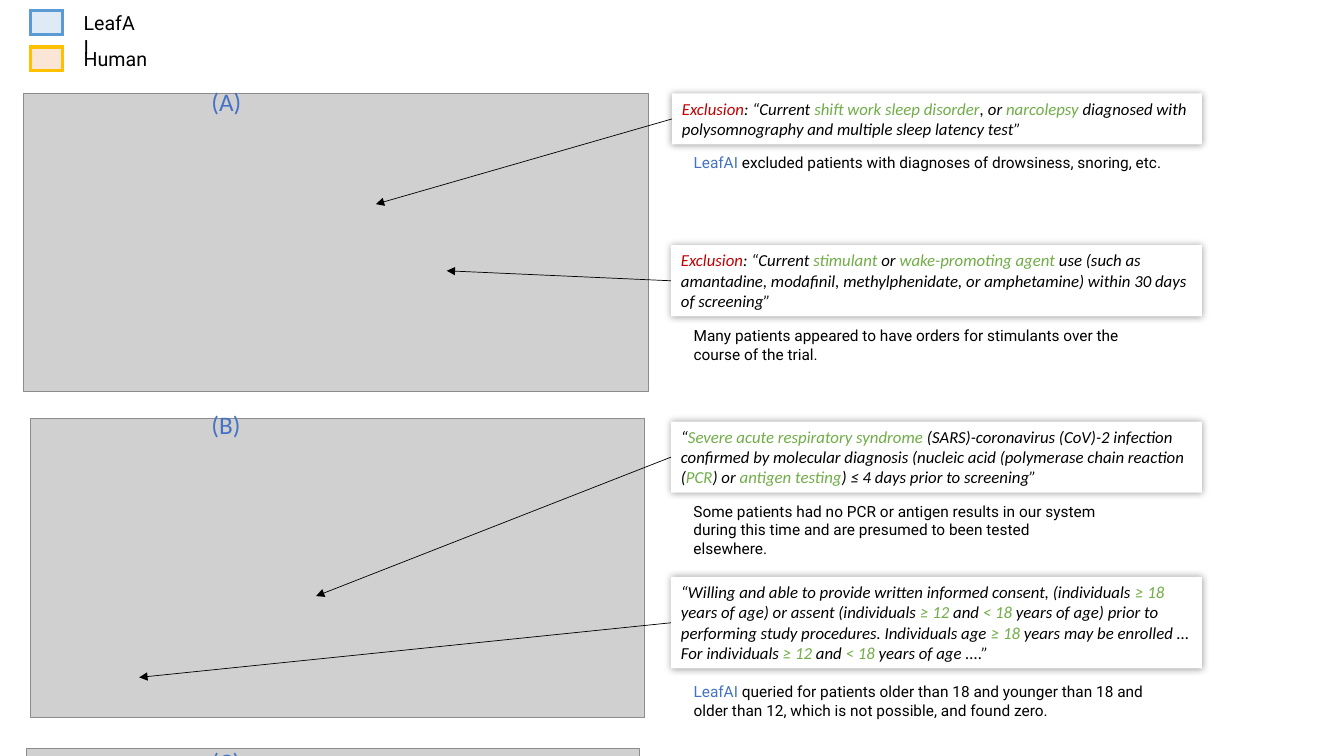
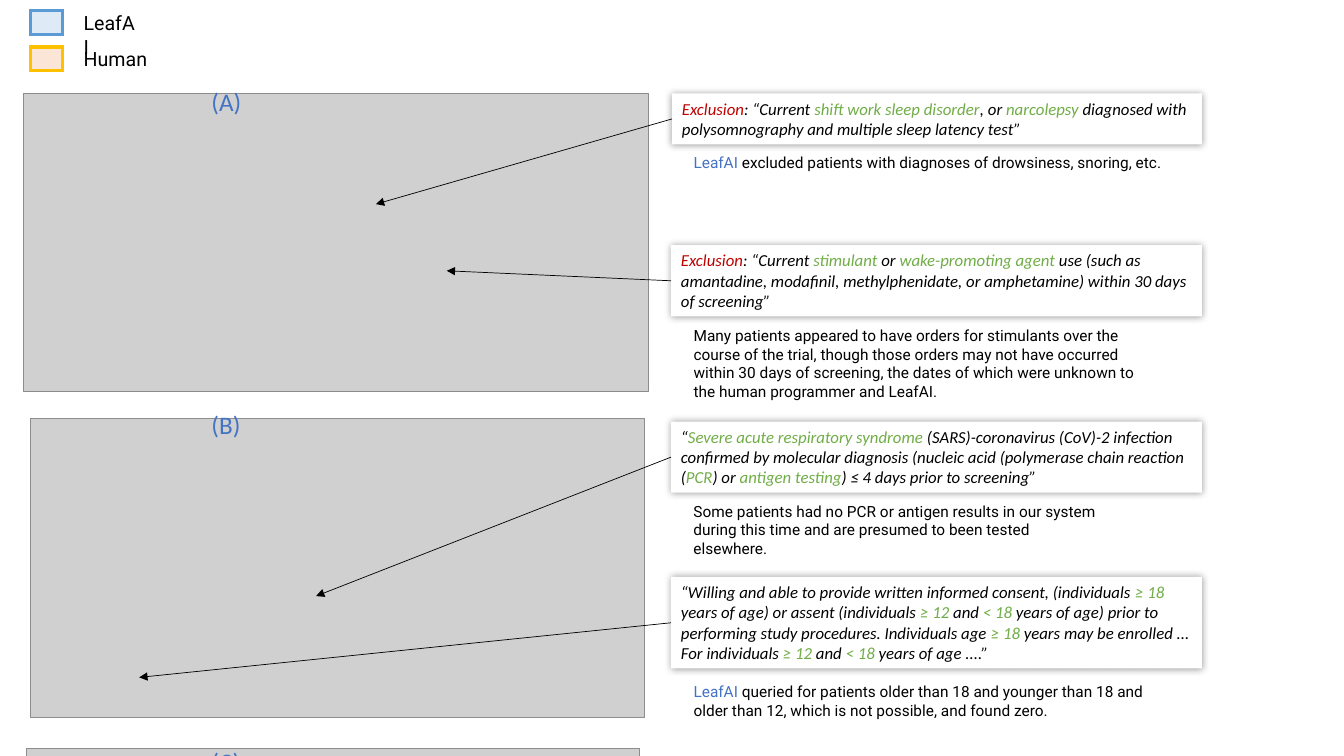
Before and after one commit to ndobb/dissertation, a slide deck: slide 20 of 2_query_gen/paper2_figures.pptx. Drawn at 1344x756 pixels with LibreOffice and Linux fonts; fonts in the diff are those of the drawing; grey boxes stand for pictures; background and template pictures are left out. Boxes give left, top, right and bottom in pixels: in the first picture for what was removed or moved away, otherwise in the second. Text is boxed around its words. In the diff, an @@ line names an element or a change of style, - is before the commit and + after.

```diff
--- a/2_query_gen/paper2_figures.pptx
+++ b/2_query_gen/paper2_figures.pptx
@@ text at bbox=[694, 329, 1134, 400]: text changed @@
-Many patients appeared to have orders for stimulants over the course of the trial.
+Many patients appeared to have orders for stimulants over the course of the trial, though those orders may not have occurred within 30 days of screening, the dates of which were unknown to the human programmer and LeafAI.
```
Also in this commit, not shown: 18 other files.
